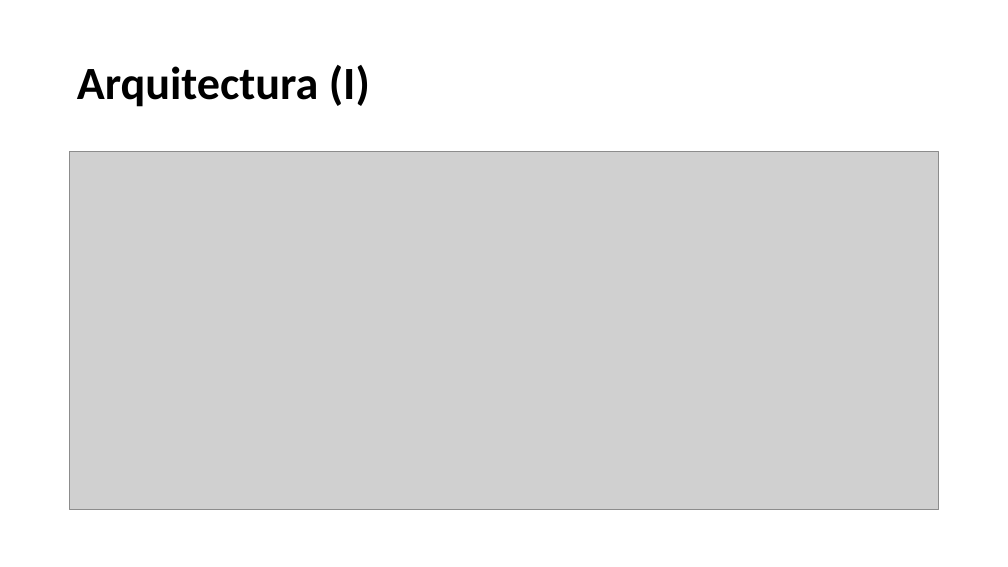
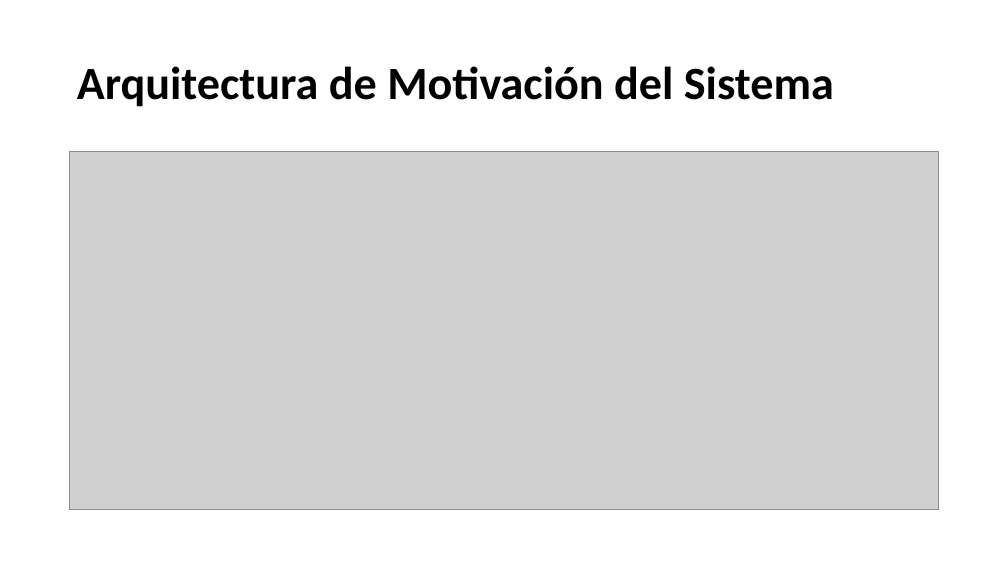
Before and after one commit to iTiago98/money-manager, a slide deck: slide 14 of MONEY MANAGER.pptx (slide 15 before the commit). Drawn at 1008x567 pixels with LibreOffice and Linux fonts; fonts in the diff are those of the drawing; grey boxes stand for pictures; background and template pictures are left out. Boxes give left, top, right and bottom in pixels: in the first picture for what was removed or moved away, otherwise in the second. Text is boxed around its words. In the diff, an @@ line names an element or a change of style, - is before the commit and + after.

```diff
--- a/MONEY MANAGER.pptx
+++ b/MONEY MANAGER.pptx
@@ title at bbox=[77, 66, 834, 107]: text changed @@
-Arquitectura (I)
+Arquitectura de Motivación del Sistema
```
Also in this commit, not shown: 4 other slides changed, 1 slide added, 1 slide removed, 2 other files.
